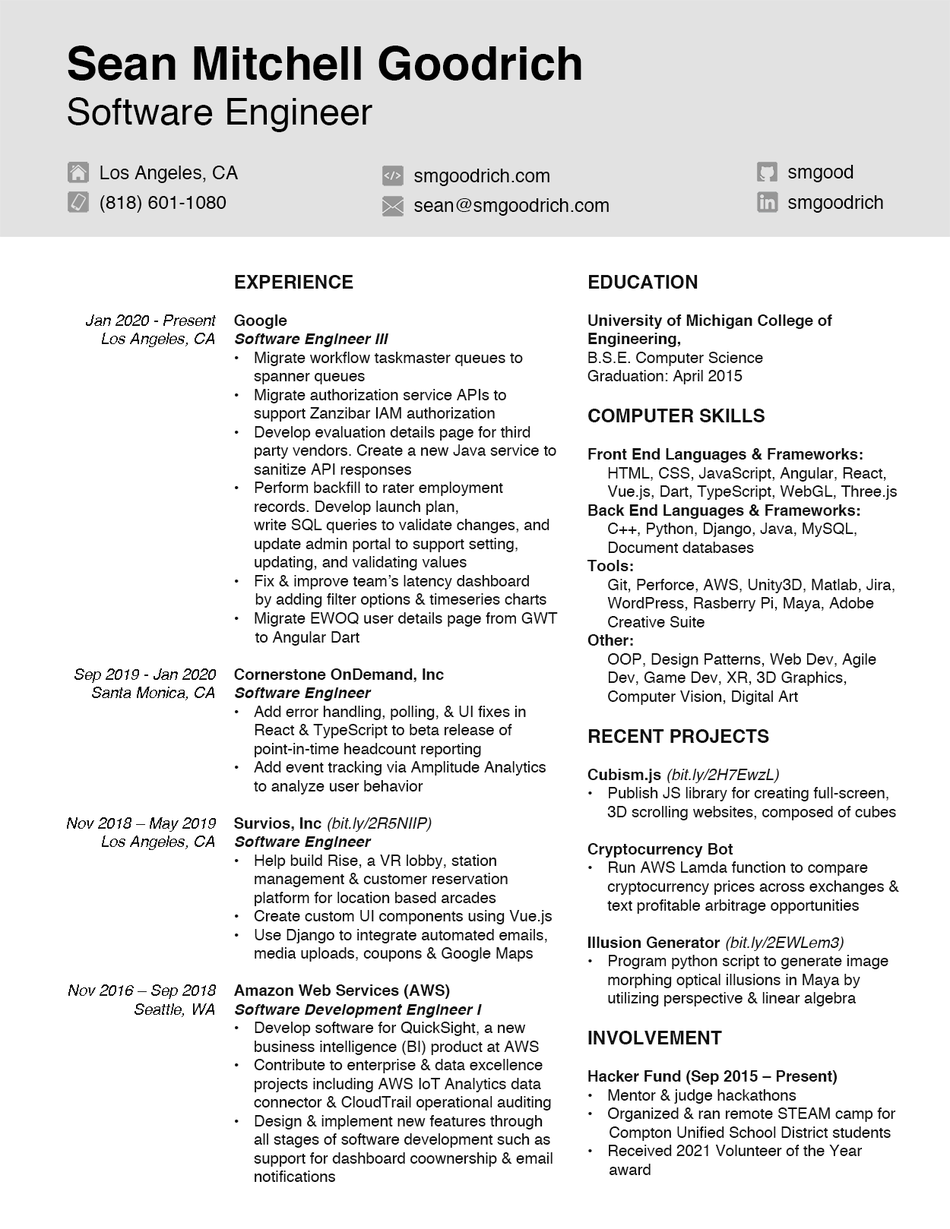
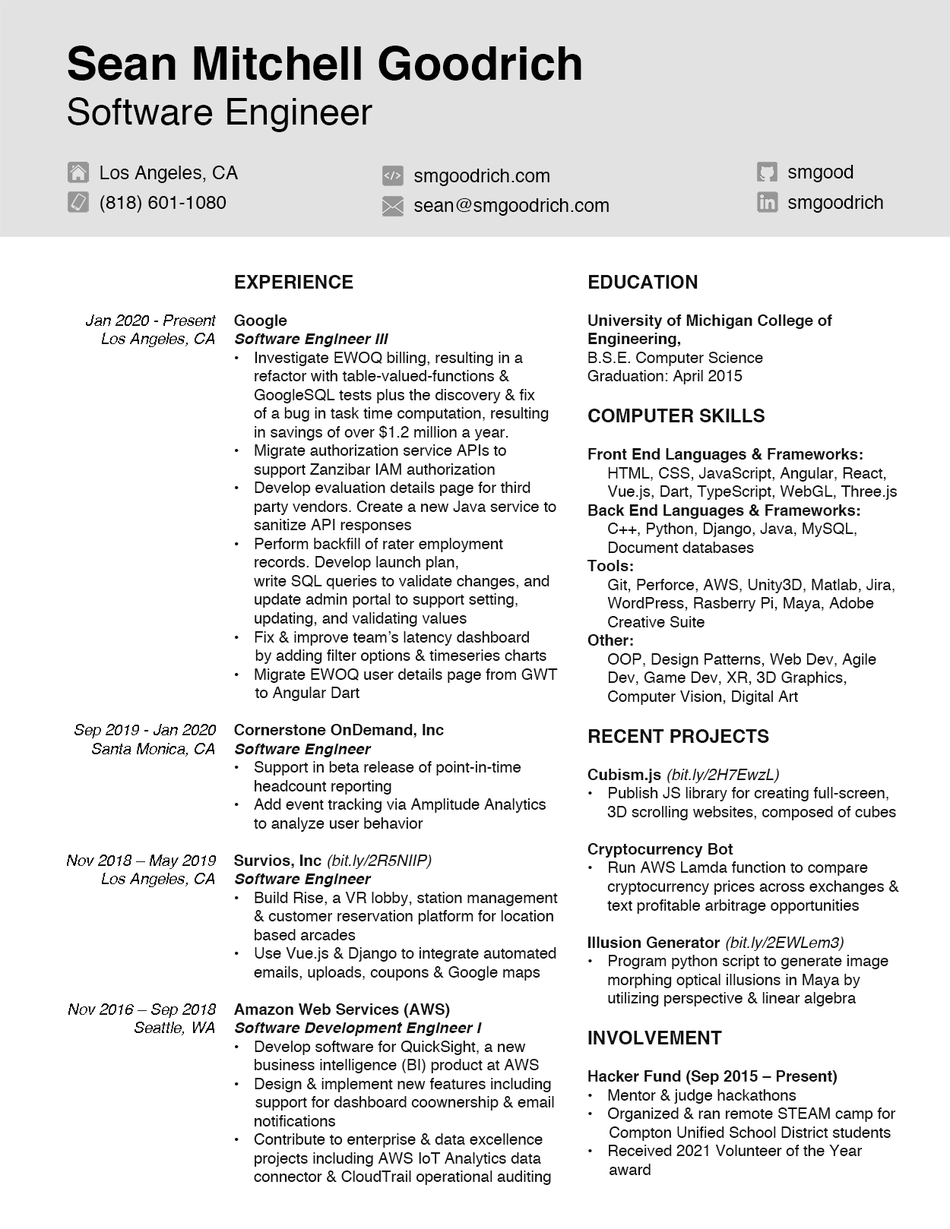
Layer changes from the first 950×1229 image to the second:
painted on "Dates + Locations" over left=66, top=668, right=216, bottom=1036
painted on "EXPERIENCE + Projects" over left=233, top=351, right=558, bottom=1186
